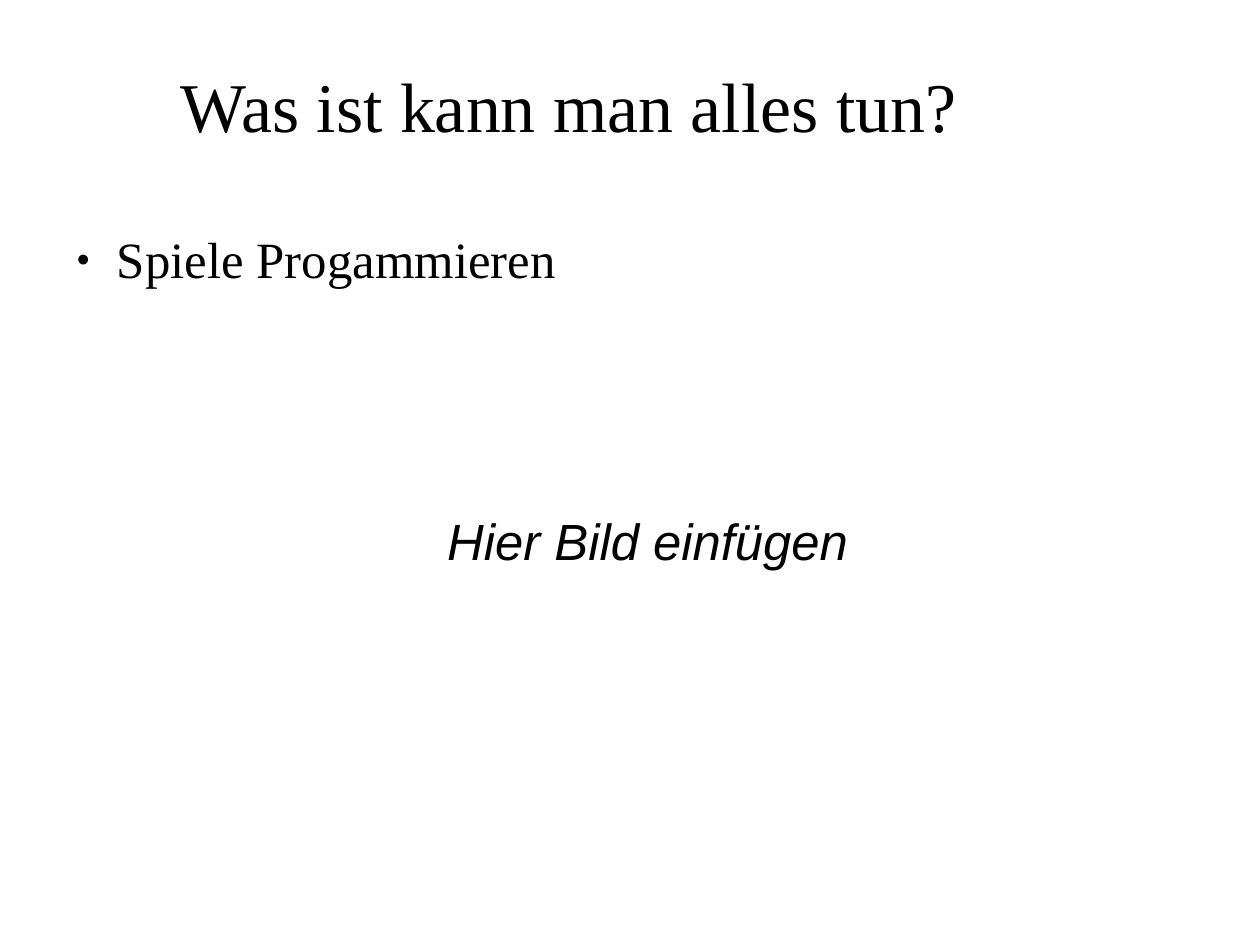
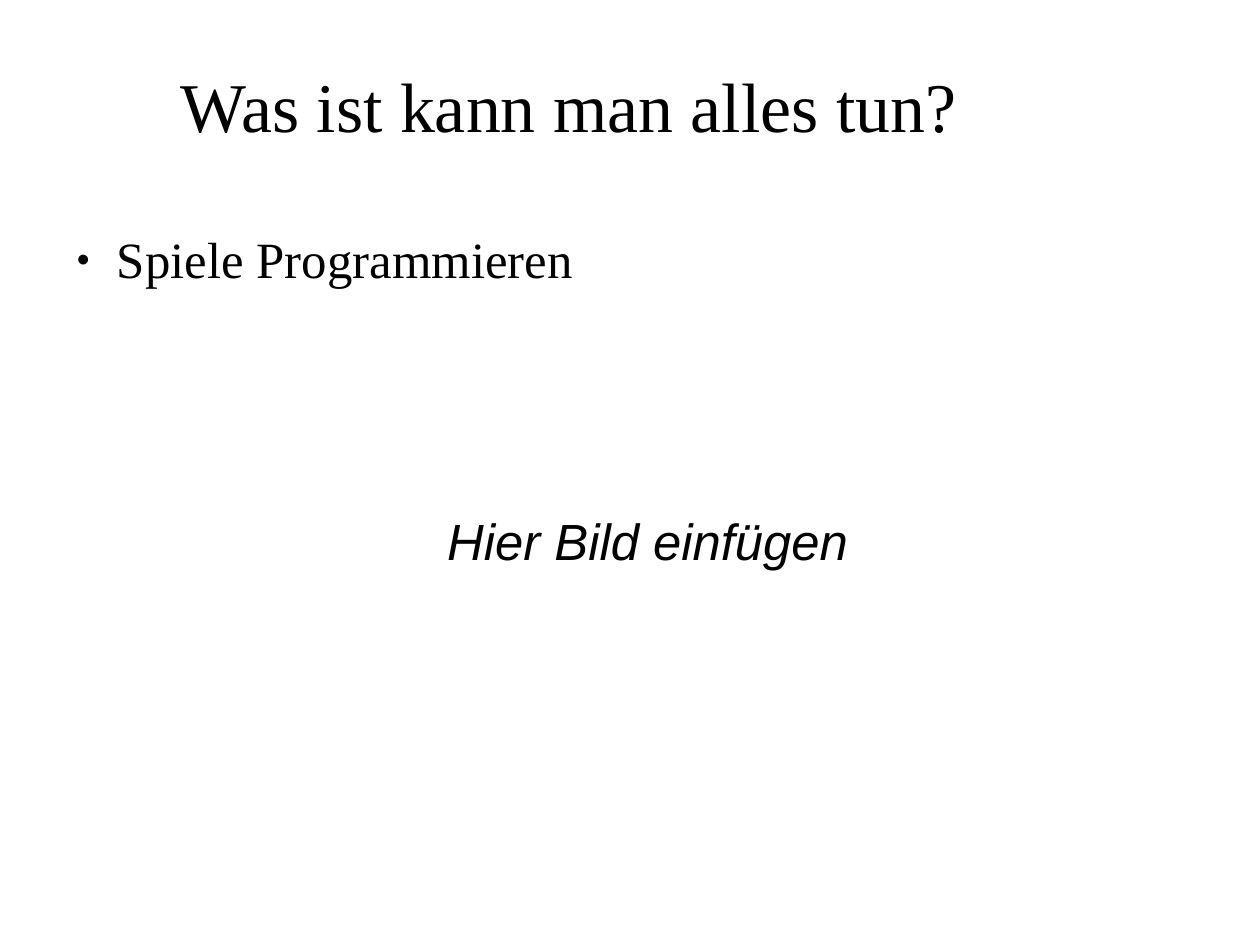
Before and after one commit to Blendertutorial/Praesentationen_LNdW_2017, a slide deck: slide 14 of Praes-Moeglichkeiten_in_Blender.odp. Drawn at 1260x945 pixels with LibreOffice and Linux fonts; fonts in the diff are those of the drawing; background and template pictures are left out. Boxes give left, top, right and bottom in pixels: in the first picture for what was removed or moved away, otherwise in the second. Text is boxed around its words. In the diff, an @@ line names an element or a change of style, - is before the commit and + after.

```diff
--- a/Praes-Moeglichkeiten_in_Blender.odp
+++ b/Praes-Moeglichkeiten_in_Blender.odp
@@ text at (117, 242, 573, 289): text changed @@
-● Spiele Progammieren
+● Spiele Programmieren
```
Also in this commit, not shown: 3 other slides changed.
